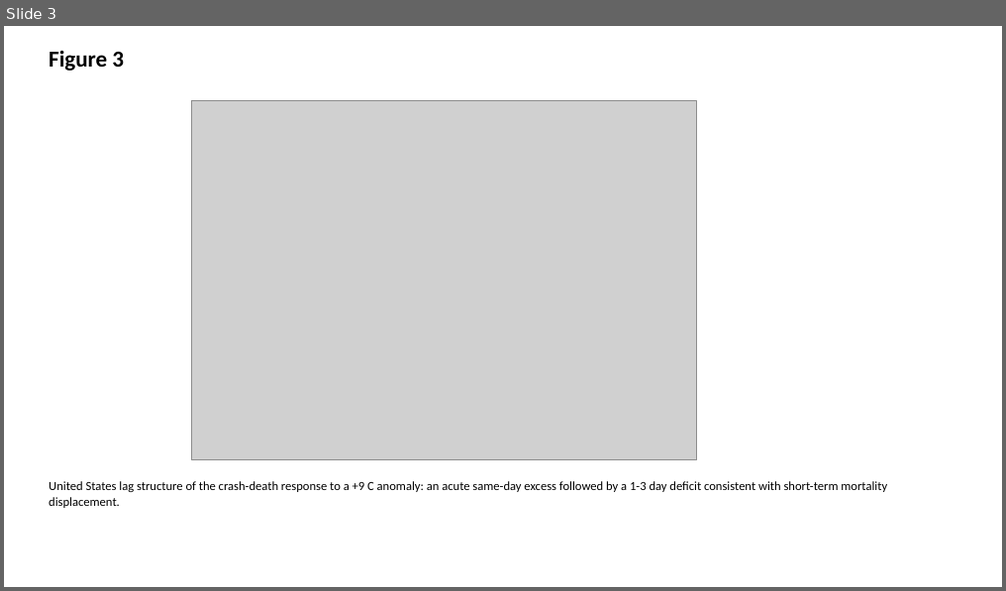
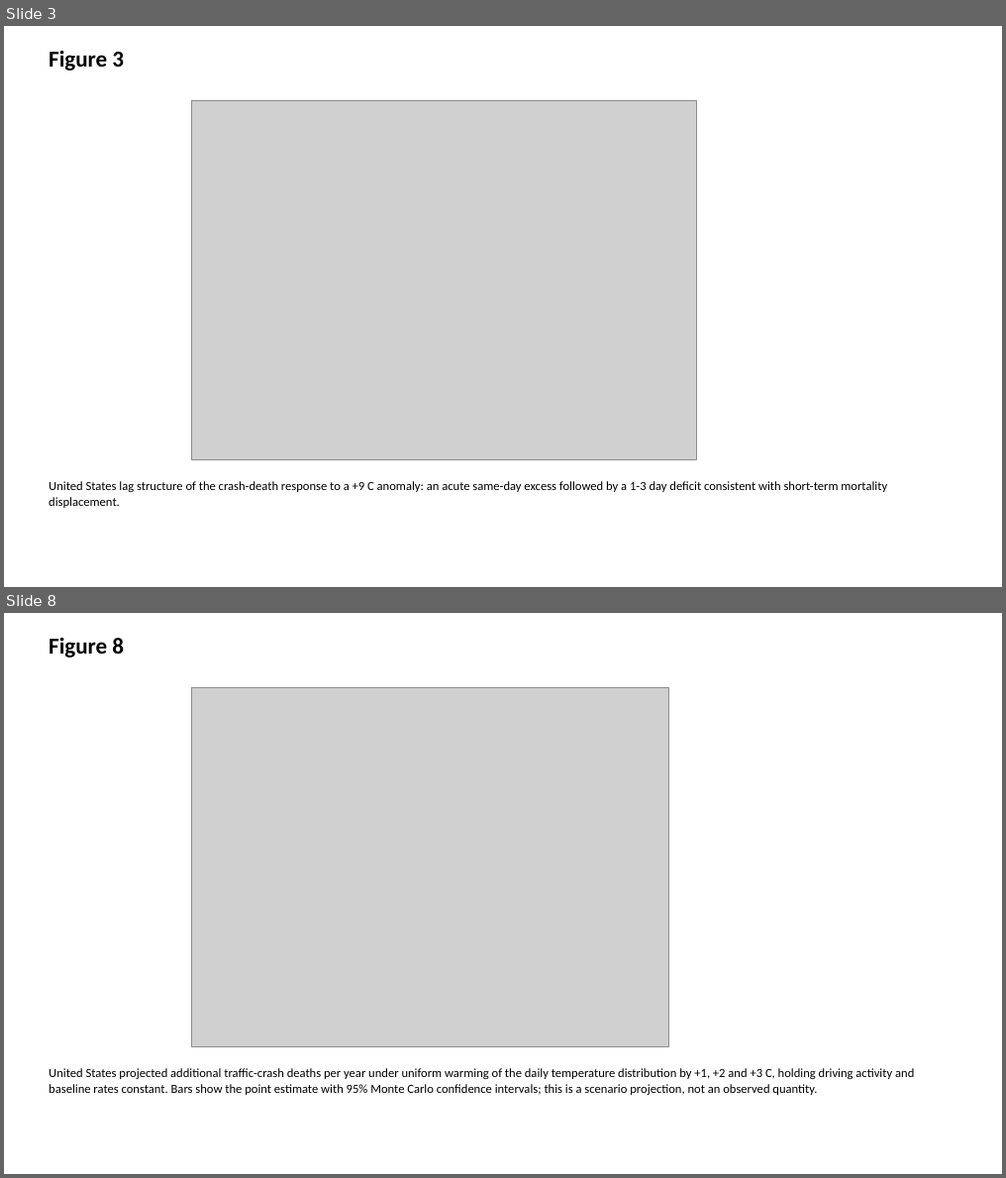
Before and after one commit to bougtoir/heat-accidents-mortality, a slide deck: heat_accidents_mortality/output/manuscript/figures.pptx. Shown one above the other, each under a label of ours: slide 3 before the commit, slides 3 and 8 after it; the slides between them are not shown. The pictures are 1006x591 and 1006x1178 pixels, drawn with LibreOffice and Linux fonts; fonts in the diff are those of the drawing; grey boxes stand for pictures. Boxes give left, top, right and bottom in pixels: in the first picture for what was removed or moved away, otherwise in the second. Text is boxed around its words. In the diff, an @@ line names an element or a change of style, - is before the commit and + after.

```diff
--- a/heat_accidents_mortality/output/manuscript/figures.pptx
+++ b/heat_accidents_mortality/output/manuscript/figures.pptx
@@ slide 8 added at [4,613,1002,1174], background #FFFFFF @@
@@ text added at [49,638,124,658], 22 pt, text #000000, bold @@
+Figure 8
@@ picture added at [191,688,668,1048] @@
@@ text added at [49,1068,914,1095], 12 pt, text #000000 @@
+United States projected additional traffic-crash deaths per year under uniform warming of the daily temperature distribution by +1, +2 and +3 C, holding driving activity and baseline rates constant. Bars show the point estimate with 95% Monte Carlo confidence intervals; this is a scenario projection, not an observed quantity.
```
Also in this commit, not shown: 4 slides changed, 2 other slides added, 29 other files.
